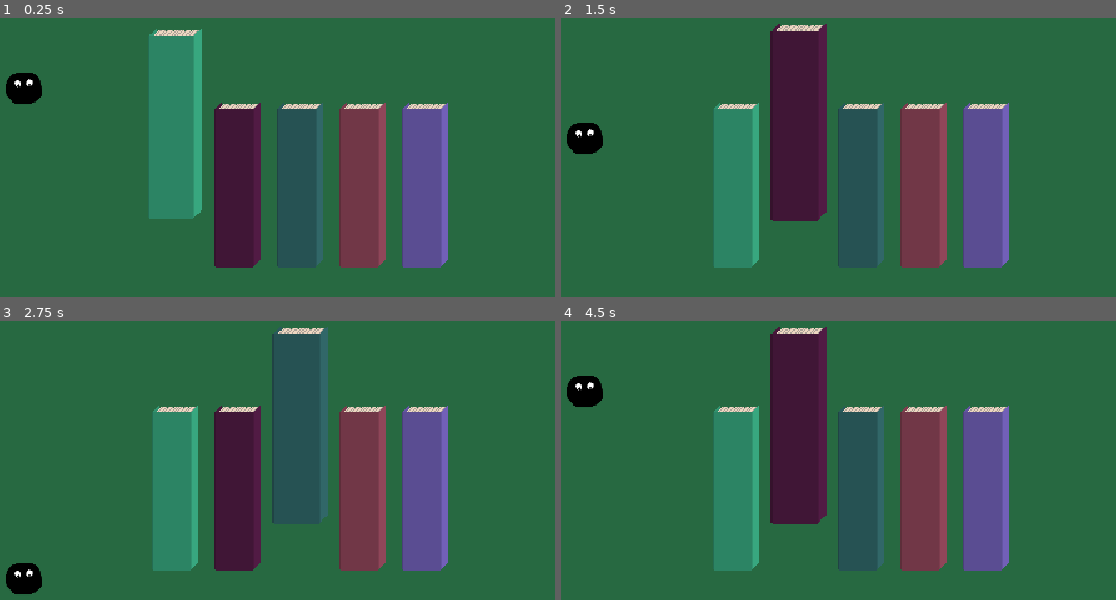
Above: before the commit, frames 1-4 (two rows, left to right).
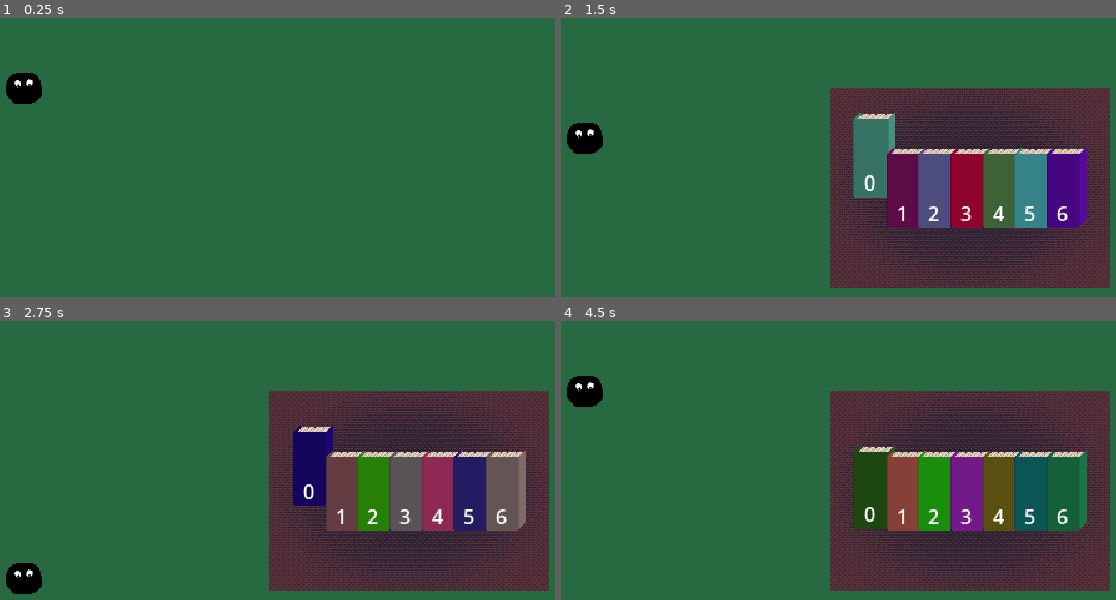
Above: after the commit, the same moments.

Repository: Akarui/GhostGame
Game: Godot game, scene res://scenes/root.tscn
Same seed, same stepped clock (60 frames per second), same inputs: the game is played once before the commit and once after it. The engine's default icon, where the game draws it, is replaced by a stand-in: a white triangle on a blue panel in a dark square.
Inputs:
- Up to frame 1 (0.25 s): no input
- Up to frame 2 (1.5 s): tap Enter (ui_accept) at 0.5, 1.35 s; hold Right (ui_right) 0.53-1.28 s; hold Enter (ui_accept) 0.53-1.28 s; tap Space (open_shelf, bound only after the commit) at 0.6 s; hold S (move_down) from 1.28 s (still down)
- Up to frame 3 (2.75 s): tap Enter (ui_accept) at 1.52, 1.82 s; tap Space (open_shelf, bound only after the commit) at 1.55, 2.1 s; release S (move_down) at 2.03 s; hold Right (ui_right) from 2.03 s (still down); hold Enter (ui_accept) from 2.03 s (still down)
- Up to frame 4 (4.5 s): release Right (ui_right) at 2.78 s; release Enter (ui_accept) at 2.78 s; hold W (move_up) 2.78-3.53 s; tap Space (open_shelf, bound only after the commit) at 2.85, 4.35 s; tap Enter (ui_accept) at 3.02, 3.32 s; hold Enter (ui_accept) 3.53-4.28 s; hold Left (ui_left) from 3.53 s (still down)

The runs differ from the first frame. In frame 1, 22% of the frame differs, in the area x 26-81%, y 3-90%; in frame 2, 47%, in the area x 27-99%, y 2-97%; in frame 3, 45%; in frame 4, 45%.

Commit message:
shelf interface shifting books, open container

Diff:
--- a/project.godot
+++ b/project.godot
@@ -29,21 +29,57 @@
 move_right={
 "deadzone": 0.5,
 "events": [Object(InputEventKey,"resource_local_to_scene":false,"resource_name":"","device":-1,"window_id":0,"alt_pressed":false,"shift_pressed":false,"ctrl_pressed":false,"meta_pressed":false,"pressed":false,"keycode":0,"physical_keycode":68,"key_label":0,"unicode":100,"echo":false,"script":null)
+, Object(InputEventJoypadMotion,"resource_local_to_scene":false,"resource_name":"","device":-1,"axis":0,"axis_value":1.0,"script":null)
 ]
 }
 move_left={
 "deadzone": 0.5,
 "events": [Object(InputEventKey,"resource_local_to_scene":false,"resource_name":"","device":-1,"window_id":0,"alt_pressed":false,"shift_pressed":false,"ctrl_pressed":false,"meta_pressed":false,"pressed":false,"keycode":0,"physical_keycode":65,"key_label":0,"unicode":97,"echo":false,"script":null)
+, Object(InputEventJoypadMotion,"resource_local_to_scene":false,"resource_name":"","device":-1,"axis":0,"axis_value":-1.0,"script":null)
 ]
 }
 move_up={
 "deadzone": 0.5,
 "events": [Object(InputEventKey,"resource_local_to_scene":false,"resource_name":"","device":-1,"window_id":0,"alt_pressed":false,"shift_pressed":false,"ctrl_pressed":false,"meta_pressed":false,"pressed":false,"keycode":0,"physical_keycode":87,"key_label":0,"unicode":119,"echo":false,"script":null)
+, Object(InputEventJoypadMotion,"resource_local_to_scene":false,"resource_name":"","device":-1,"axis":1,"axis_value":-1.0,"script":null)
 ]
 }
 move_down={
 "deadzone": 0.5,
 "events": [Object(InputEventKey,"resource_local_to_scene":false,"resource_name":"","device":-1,"window_id":0,"alt_pressed":false,"shift_pressed":false,"ctrl_pressed":false,"meta_pressed":false,"pressed":false,"keycode":0,"physical_keycode":83,"key_label":0,"unicode":115,"echo":false,"script":null)
+, Object(InputEventJoypadMotion,"resource_local_to_scene":false,"resource_name":"","device":-1,"axis":1,"axis_value":1.0,"script":null)
+]
+}
+select_book={
+"deadzone": 0.5,
+"events": [Object(InputEventKey,"resource_local_to_scene":false,"resource_name":"","device":-1,"window_id":0,"alt_pressed":false,"shift_pressed":false,"ctrl_pressed":false,"meta_pressed":false,"pressed":false,"keycode":0,"physical_keycode":4194309,"key_label":0,"unicode":0,"echo":false,"script":null)
+, Object(InputEventJoypadButton,"resource_local_to_scene":false,"resource_name":"","device":-1,"button_index":0,"pressure":0.0,"pressed":true,"script":null)
+]
+}
+open_shelf={
+"deadzone": 0.5,
+"events": [Object(InputEventKey,"resource_local_to_scene":false,"resource_name":"","device":-1,"window_id":0,"alt_pressed":false,"shift_pressed":false,"ctrl_pressed":false,"meta_pressed":false,"pressed":false,"keycode":0,"physical_keycode":32,"key_label":0,"unicode":32,"echo":false,"script":null)
+, Object(InputEventJoypadButton,"resource_local_to_scene":false,"resource_name":"","device":-1,"button_index":2,"pressure":0.0,"pressed":true,"script":null)
+]
+}
+menu={
+"deadzone": 0.5,
+"events": [Object(InputEventKey,"resource_local_to_scene":false,"resource_name":"","device":-1,"window_id":0,"alt_pressed":false,"shift_pressed":false,"ctrl_pressed":false,"meta_pressed":false,"pressed":false,"keycode":0,"physical_keycode":4194305,"key_label":0,"unicode":0,"echo":false,"script":null)
+, Object(InputEventJoypadButton,"resource_local_to_scene":false,"resource_name":"","device":-1,"button_index":6,"pressure":0.0,"pressed":true,"script":null)
+]
+}
+cursor_left={
+"deadzone": 0.5,
+"events": [Object(InputEventKey,"resource_local_to_scene":false,"resource_name":"","device":-1,"window_id":0,"alt_pressed":false,"shift_pressed":false,"ctrl_pressed":false,"meta_pressed":false,"pressed":false,"keycode":0,"physical_keycode":4194319,"key_label":0,"unicode":0,"echo":false,"script":null)
+, Object(InputEventJoypadMotion,"resource_local_to_scene":false,"resource_name":"","device":-1,"axis":2,"axis_value":-1.0,"script":null)
+, Object(InputEventJoypadButton,"resource_local_to_scene":false,"resource_name":"","device":-1,"button_index":9,"pressure":0.0,"pressed":true,"script":null)
+]
+}
+cursor_right={
+"deadzone": 0.5,
+"events": [Object(InputEventKey,"resource_local_to_scene":false,"resource_name":"","device":-1,"window_id":0,"alt_pressed":false,"shift_pressed":false,"ctrl_pressed":false,"meta_pressed":false,"pressed":false,"keycode":0,"physical_keycode":4194321,"key_label":0,"unicode":0,"echo":false,"script":null)
+, Object(InputEventJoypadMotion,"resource_local_to_scene":false,"resource_name":"","device":-1,"axis":2,"axis_value":1.0,"script":null)
+, Object(InputEventJoypadButton,"resource_local_to_scene":false,"resource_name":"","device":-1,"button_index":10,"pressure":0.0,"pressed":true,"script":null)
 ]
 }
 
--- a/scenes/book.tscn
+++ b/scenes/book.tscn
@@ -41,8 +41,35 @@
 tracks/0/interp = 1
 tracks/0/loop_wrap = true
 tracks/0/keys = {
-"handle_modes": PackedInt32Array(2, 2),
-"points": PackedFloat32Array(0, -0.25, 0.987245, 0.25323, -1, -50, -0.263713, -1, 0.25, 0.948),
+"handle_modes": PackedInt32Array(0, 0),
+"points": PackedFloat32Array(0, -0.249998, 1.56775, 0.239194, -1.5, -20, -0.077746, -13.5, 0.0611628, 29.5),
+"times": PackedFloat32Array(0, 0.3)
+}
+tracks/1/type = "value"
+tracks/1/imported = false
+tracks/1/enabled = true
+tracks/1/path = NodePath("..:scale")
+tracks/1/interp = 1
+tracks/1/loop_wrap = true
+tracks/1/keys = {
+"times": PackedFloat32Array(0, 0.2, 0.3),
+"transitions": PackedFloat32Array(1, 1, 1),
+"update": 0,
+"values": [Vector2(1, 1), Vector2(1.1, 1.1), Vector2(1, 1)]
+}
+
+[sub_resource type="Animation" id="Animation_aikir"]
+resource_name = "lift"
+length = 0.3
+tracks/0/type = "bezier"
+tracks/0/imported = false
+tracks/0/enabled = true
+tracks/0/path = NodePath("..:position:y")
+tracks/0/interp = 1
+tracks/0/loop_wrap = true
+tracks/0/keys = {
+"handle_modes": PackedInt32Array(0, 2),
+"points": PackedFloat32Array(-20, -0.25, 0.987245, 0.25323, -1, -80, -0.263713, -1, 0.25, 0.948),
 "times": PackedFloat32Array(0, 0.3)
 }
 tracks/1/type = "value"
@@ -58,19 +85,19 @@
 "values": [Vector2(1, 1), Vector2(1.2, 1.2)]
 }
 
-[sub_resource type="Animation" id="Animation_2fctb"]
-resource_name = "unhighlight"
-length = 0.3
-tracks/0/type = "bezier"
-tracks/0/imported = false
-tracks/0/enabled = true
-tracks/0/path = NodePath("..:position:y")
-tracks/0/interp = 1
-tracks/0/loop_wrap = true
-tracks/0/keys = {
-"handle_modes": PackedInt32Array(2, 2),
-"points": PackedFloat32Array(-50, -0.25, 0.846396, 0.29537, -1, 0, -0.23294, -1, 0, 0),
-"times": PackedFloat32Array(0, 0.299662)
+[sub_resource type="Animation" id="Animation_6ix60"]
+resource_name = "drop"
+length = 0.3
+tracks/0/type = "bezier"
+tracks/0/imported = false
+tracks/0/enabled = true
+tracks/0/path = NodePath("..:position:y")
+tracks/0/interp = 1
+tracks/0/loop_wrap = true
+tracks/0/keys = {
+"handle_modes": PackedInt32Array(0, 2),
+"points": PackedFloat32Array(-80, -0.25, 0.987245, 0.25323, -1, -20, -0.263713, -1, 0.25, 0.948),
+"times": PackedFloat32Array(0, 0.3)
 }
 tracks/1/type = "value"
 tracks/1/imported = false
@@ -82,14 +109,86 @@
 "times": PackedFloat32Array(0, 0.3),
 "transitions": PackedFloat32Array(1, 1),
 "update": 0,
-"values": [Vector2(1.2, 1.2), Vector2(1, 1)]
+"values": [Vector2(1, 1), Vector2(1.2, 1.2)]
+}
+
+[sub_resource type="Animation" id="Animation_r1w5u"]
+resource_name = "budge"
+length = 0.3
+tracks/0/type = "bezier"
+tracks/0/imported = false
+tracks/0/enabled = true
+tracks/0/path = NodePath("..:position:y")
+tracks/0/interp = 1
+tracks/0/loop_wrap = true
+tracks/0/keys = {
+"handle_modes": PackedInt32Array(1, 1, 1, 1),
+"points": PackedFloat32Array(-50, 0, 0, 0, 0, -55, 0, 0, 0, 0, -45, 0, 0, 0, 0, -50, 0, 0, 0, 0),
+"times": PackedFloat32Array(0, 0.1, 0.2, 0.3)
+}
+tracks/1/type = "value"
+tracks/1/imported = false
+tracks/1/enabled = false
+tracks/1/path = NodePath("..:scale")
+tracks/1/interp = 1
+tracks/1/loop_wrap = true
+tracks/1/keys = {
+"times": PackedFloat32Array(0, 0.15, 0.3),
+"transitions": PackedFloat32Array(1, 1, 1),
+"update": 0,
+"values": [Vector2(1, 1), Vector2(1.2, 1.2), Vector2(1, 1)]
+}
+
+[sub_resource type="Animation" id="Animation_3pq1t"]
+resource_name = "right_shift"
+tracks/0/type = "method"
+tracks/0/imported = false
+tracks/0/enabled = true
+tracks/0/path = NodePath("../..")
+tracks/0/interp = 1
+tracks/0/loop_wrap = true
+tracks/0/keys = {
+"times": PackedFloat32Array(),
+"transitions": PackedFloat32Array(),
+"values": []
+}
+
+[sub_resource type="Animation" id="Animation_swk7a"]
+resource_name = "unhighlight2"
+length = 0.3
+tracks/0/type = "bezier"
+tracks/0/imported = false
+tracks/0/enabled = true
+tracks/0/path = NodePath("..:position:y")
+tracks/0/interp = 1
+tracks/0/loop_wrap = true
+tracks/0/keys = {
+"handle_modes": PackedInt32Array(0, 0),
+"points": PackedFloat32Array(-20, -0.249998, 1.56775, 0.159914, -7.5, 0, -0.126533, 28.5, 0.0733596, -48.5),
+"times": PackedFloat32Array(0, 0.3)
+}
+tracks/1/type = "value"
+tracks/1/imported = false
+tracks/1/enabled = true
+tracks/1/path = NodePath("..:scale")
+tracks/1/interp = 1
+tracks/1/loop_wrap = true
+tracks/1/keys = {
+"times": PackedFloat32Array(0, 0.2, 0.3),
+"transitions": PackedFloat32Array(1, 1, 1),
+"update": 0,
+"values": [Vector2(1, 1), Vector2(1.1, 1.1), Vector2(1, 1)]
 }
 
 [sub_resource type="AnimationLibrary" id="AnimationLibrary_yo4at"]
 _data = {
 "RESET": SubResource("Animation_2bp7g"),
+"budge": SubResource("Animation_r1w5u"),
+"drop": SubResource("Animation_6ix60"),
 "highlight": SubResource("Animation_vuqf3"),
-"unhighlight": SubResource("Animation_2fctb")
+"lift": SubResource("Animation_aikir"),
+"right_shift": SubResource("Animation_3pq1t"),
+"unhighlight": SubResource("Animation_swk7a")
 }
 
 [node name="Book" type="Node2D"]
@@ -110,3 +209,13 @@
 [node name="Pages" type="Sprite2D" parent="Sprite"]
 texture_filter = 1
 texture = ExtResource("3_u2fkv")
+
+[node name="Label" type="Label" parent="Sprite"]
+offset_left = -15.0
+offset_top = 3.0
+offset_right = 10.0
+offset_bottom = 32.0
+theme_override_font_sizes/font_size = 16
+text = "0"
+horizontal_alignment = 1
+vertical_alignment = 2
--- a/scenes/root.tscn
+++ b/scenes/root.tscn
@@ -31,4 +31,19 @@
 [node name="CollisionShape2D" type="CollisionShape2D" parent="Player"]
 shape = SubResource("CapsuleShape2D_g1x7i")
 
+[node name="BookShelfCanvasLayer" type="CanvasLayer" parent="."]
+
+[node name="SubViewportContainer" type="SubViewportContainer" parent="BookShelfCanvasLayer"]
+offset_left = 296.0
+offset_top = 101.0
+offset_right = 520.0
+offset_bottom = 261.0
+stretch = true
+
+[node name="SubViewport" type="SubViewport" parent="BookShelfCanvasLayer/SubViewportContainer"]
+handle_input_locally = false
+canvas_item_default_texture_filter = 0
+size = Vector2i(224, 160)
+render_target_update_mode = 4
+
 [connection signal="body_entered" from="Player" to="Player" method="_on_body_entered"]
--- a/scenes/shelf.tscn
+++ b/scenes/shelf.tscn
@@ -1,16 +1,31 @@
-[gd_scene load_steps=3 format=3 uid="uid://bij6vtgo5sr7f"]
+[gd_scene load_steps=4 format=3 uid="uid://bij6vtgo5sr7f"]
 
 [ext_resource type="Script" path="res://scripts/shelf.gd" id="1_sfxd1"]
+[ext_resource type="Texture2D" uid="uid://cuxoqexl2yei3" path="res://art/shelf_backdrop.png" id="2_wgh8v"]
 [ext_resource type="Texture2D" uid="uid://bfn0kcs63lmb8" path="res://art/icon.svg" id="2_wxbav"]
 
 [node name="Shelf" type="Node2D"]
+position = Vector2(112, 80)
 script = ExtResource("1_sfxd1")
+
+[node name="Sprite2D" type="Sprite2D" parent="."]
+texture = ExtResource("2_wgh8v")
 
 [node name="Cursor" type="Sprite2D" parent="."]
 visible = false
 modulate = Color(0, 0, 0.768627, 1)
-position = Vector2(0, 100)
 scale = Vector2(0.171875, 0.171875)
 texture = ExtResource("2_wxbav")
 
+[node name="CanvasLayer" type="CanvasLayer" parent="Cursor"]
+visible = false
+
+[node name="Label" type="Label" parent="Cursor/CanvasLayer"]
+offset_left = 1.0
+offset_top = 111.0
+offset_right = 113.0
+offset_bottom = 129.0
+theme_override_font_sizes/font_size = 12
+text = "cursor"
+
 [node name="Books" type="Node2D" parent="."]
--- a/scripts/book.gd
+++ b/scripts/book.gd
@@ -9,20 +9,47 @@
 		cover_color = v
 		$Sprite/Cover.modulate = v
 
-# Called when the node enters the scene tree for the first time.
+var is_lifted = false
+
 func _ready():
 	pass # Replace with function body.
 
+func _process(delta):
+	$Sprite/Label.set_position(position, true)
+	$Sprite/Label.text = str(get_index())
 
-# Called every frame. 'delta' is the elapsed time since the previous frame.
-func _process(delta):
-	pass
+func shift_right():
+	print("anim shift_right")
+	var parent = get_parent().get_parent()
+	var loci = parent.get_loci()
+	position = loci[get_index()]
+
+func shift_left():
+	print("anim shift_left")
+	var parent = get_parent().get_parent()
+	var loci = parent.get_loci()
+	position = loci[get_index()]
 
 func highlight():
-	if anim.get_queue().size() > 1:
-		return
-	anim.queue("highlight",)
-
+	anim.queue("highlight")
+	print("anim highlight")
 
 func unhighlight():
 	anim.queue("unhighlight")
+	print("anim unhighlight")
+
+func lift():
+	anim.queue("lift")
+	is_lifted = true
+	print("anim lift")
+
+func drop():
+	anim.queue("drop")
+	is_lifted = false
+	print("anim drop")
+
+func budge():
+	if anim.get_queue().size() > 1:
+		return
+	anim.queue("budge")
+	print("anim budge")
--- a/scripts/root.gd
+++ b/scripts/root.gd
@@ -1,26 +1,26 @@
 extends Node2D
 
 var shelf_scene = load("res://scenes/shelf.tscn")
-#var has_shelf = false
+@onready var shelf_viewport: SubViewport = $BookShelfCanvasLayer/SubViewportContainer/SubViewport
+@onready var shelf: Node2D = $BookShelfCanvasLayer/SubViewportContainer/SubViewport/Shelf
 
 # Called when the node enters the scene tree for the first time.
 func _ready():
-	var shelf_instance = shelf_scene.instantiate()
-	shelf_instance.name = "shelf"
-	shelf_instance.position = Vector2(320, 180)
-	add_child(shelf_instance)
+	pass
+	#var shelf_instance = shelf_scene.instantiate()
+	#shelf_instance.name = "shelf"
+	#shelf_instance.position = Vector2(320, 180)
+	#add_child(shelf_instance)
 
 
 # Called every frame. 'delta' is the elapsed time since the previous frame.
 func _process(delta):
-	pass
-	#if Input.is_action_pressed("ui_accept"):
-		#if has_shelf == true:
-			#find_child("shelf").queue_free()
-			#has_shelf = false
-		#else:
-			#var shelf_instance = shelf_scene.instantiate()
-			#shelf_instance.name = "shelf"
-			#shelf_instance.position = Vector2(320, 180)
-			#add_child(shelf_instance)
-			#has_shelf == true
+	if Input.is_action_just_pressed("open_shelf"):
+		if shelf_viewport.get_child_count() > 0:
+			shelf_viewport.get_child(0).queue_free()
+			$BookShelfCanvasLayer.visible = false
+		else:
+			var shelf_instance = shelf_scene.instantiate()
+			shelf_viewport.add_child(shelf_instance)
+			$BookShelfCanvasLayer.visible = true
+			print("gotta shelf: " + str(shelf))
--- a/scripts/shelf.gd
+++ b/scripts/shelf.gd
@@ -5,19 +5,21 @@
 
 var book_scene = load("res://scenes/book.tscn")
 
-var WIDTH = 250
-var HEIGHT = 180
+var WIDTH = 192
+var HEIGHT = 128
 
 var loci: Array = []
 var cursor_offset = Vector2(0, 100)
 var workable_width = WIDTH * 0.8
 var first_node = Vector2.ZERO
 var cursor_index = 0
+var book_selected = false
 
 # Called when the node enters the scene tree for the first time.
 func _ready():
 	randomize()
-	var num_books = randi_range(3,8)
+	#var num_books = randi_range(3,8)
+	var num_books = 7
 	for i in num_books:
 		var book = book_scene.instantiate()
 		book.cover_color = Color(randf(), randf(), randf(), 1)
@@ -35,31 +37,83 @@
 		books.get_child(i).position = loci[i]
 
 	cursor.position = loci[0] + cursor_offset
+	cursor.get_node("CanvasLayer").get_node("Label").text = "Cursor: 0"
 	books.get_child(0).highlight()
-
-
 
 
 # Called every frame. 'delta' is the elapsed time since the previous frame.
 func _process(delta):
-	if Input.is_action_just_pressed("ui_left"):
-		if cursor_index > 0:
-			books.get_child(cursor_index).unhighlight()
-			cursor_index -= 1
-			cursor.position = loci[cursor_index] + cursor_offset
-			books.get_child(cursor_index).highlight()
+	if not book_selected:
+		if Input.is_action_just_pressed("cursor_left"):
+			if cursor_index > 0:
+				books.get_child(cursor_index).unhighlight()
+				cursor_index -= 1
+				cursor.position = loci[cursor_index] + cursor_offset
+				cursor.get_node("CanvasLayer").get_node("Label").text = "Cursor: " + str(cursor_index)
+				books.get_child(cursor_index).highlight()
+			else:
+				books.get_child(cursor_index).budge()
 
-	if Input.is_action_just_pressed("ui_right"):
-		if cursor_index < books.get_child_count() - 1:
-			books.get_child(cursor_index).unhighlight()
-			cursor_index += 1
-			cursor.position = loci[cursor_index] + cursor_offset
-			books.get_child(cursor_index).highlight()
-		#
-	#if Input.is_action_just_pressed("ui_accept"):
-		#var num = randi() % books.get_child_count()
-		#cursor.position = loci[num] + cursor_offset
-		#
-		#books.get_child(num).highlight()
-		#await get_tree().create_timer(1).timeout
-		#books.get_child(num).unhighlight()
+		if Input.is_action_just_pressed("cursor_right"):
+			if cursor_index < books.get_child_count() - 1:
+				books.get_child(cursor_index).unhighlight()
+				cursor_index += 1
+				cursor.position = loci[cursor_index] + cursor_offset
+				cursor.get_node("CanvasLayer").get_node("Label").text = "Cursor: " + str(cursor_index)
+				books.get_child(cursor_index).highlight()
+			else:
+				books.get_child(cursor_index).budge()
+
+		if Input.is_action_just_pressed("select_book"):
+			var book = books.get_child(cursor_index)
+			if book.is_lifted:
+				print("ERROR: book already lifted")
+				get_tree().quit()
+			else:
+				book.lift()
+				book_selected = true
+
+	else:
+		if Input.is_action_just_pressed("cursor_left"):
+			if cursor_index > 0:
+				books.move_child(books.get_child(cursor_index), cursor_index - 1)
+				cursor_index -= 1
+				books.get_child(cursor_index + 1).shift_left()
+				books.get_child(cursor_index).shift_right()
+				cursor.position = loci[cursor_index] + cursor_offset
+				cursor.get_node("CanvasLayer").get_node("Label").text = "Cursor: " + str(cursor_index)
+			else:
+				books.get_child(cursor_index).budge()
+
+		if Input.is_action_just_pressed("cursor_right"):
+			if cursor_index < books.get_child_count() - 1:
+				books.move_child(books.get_child(cursor_index), cursor_index + 1)
+				cursor_index += 1
+				books.get_child(cursor_index - 1).shift_right()
+				books.get_child(cursor_index).shift_left()
+				cursor.position = loci[cursor_index] + cursor_offset
+				cursor.get_node("CanvasLayer").get_node("Label").text = "Cursor: " + str(cursor_index)
+			else:
+				books.get_child(cursor_index).budge()
+
+		if Input.is_action_just_pressed("select_book"):
+			var book = books.get_child(cursor_index)
+			if book.is_lifted:
+				book.drop()
+				book_selected = false
+			else:
+				print("ERROR: book already dropped")
+				get_tree().quit()
+
+
+		#books.get_child(cursor_index).position.y -= 10
+		#books.get_child(cursor_index).modulate = Color.YELLOW
+		#books.get_child(cursor_index).scale += Vector2(0.2, 0)
+		#await get_tree().create_timer(.1).timeout
+		#books.get_child(cursor_index).position.y += 10
+		#books.get_child(cursor_index).modulate = Color.WHITE
+		#books.get_child(cursor_index).scale -= Vector2(0.2, 0)
+
+
+func get_loci():
+	return loci
Binary file changed: art/book.aseprite
Binary file changed: art/book_cover.png
Binary file changed: art/book_pages.png
Binary file added: art/shelf_backdrop.png
Not shown, added: art/shelf_backdrop.png.import
Not shown: 1 places in scenes/book.tscn that only renumber resources
